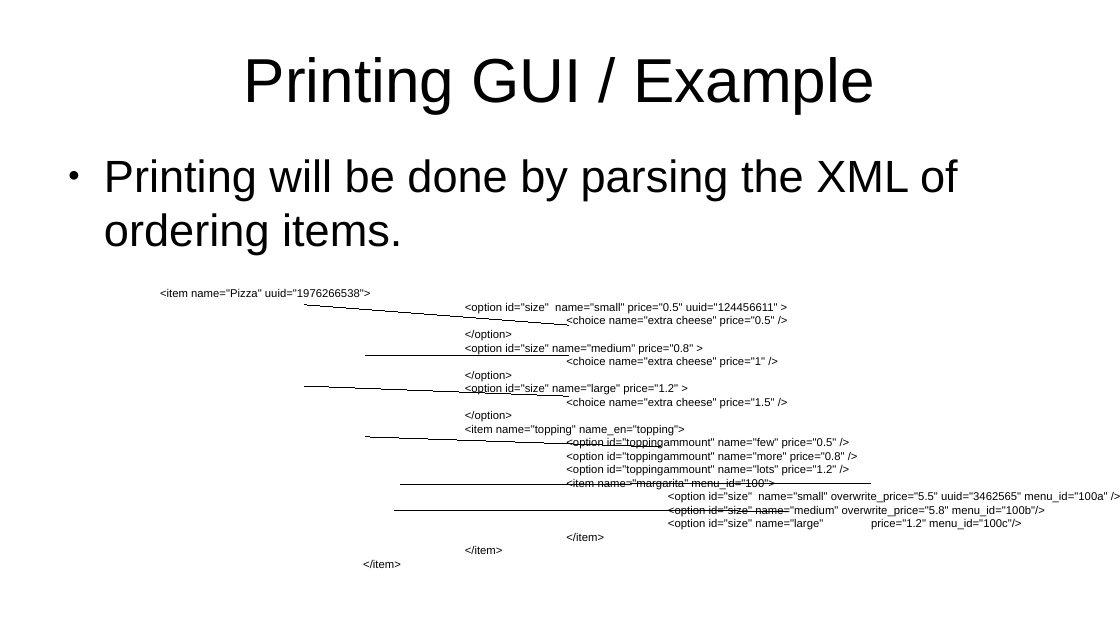
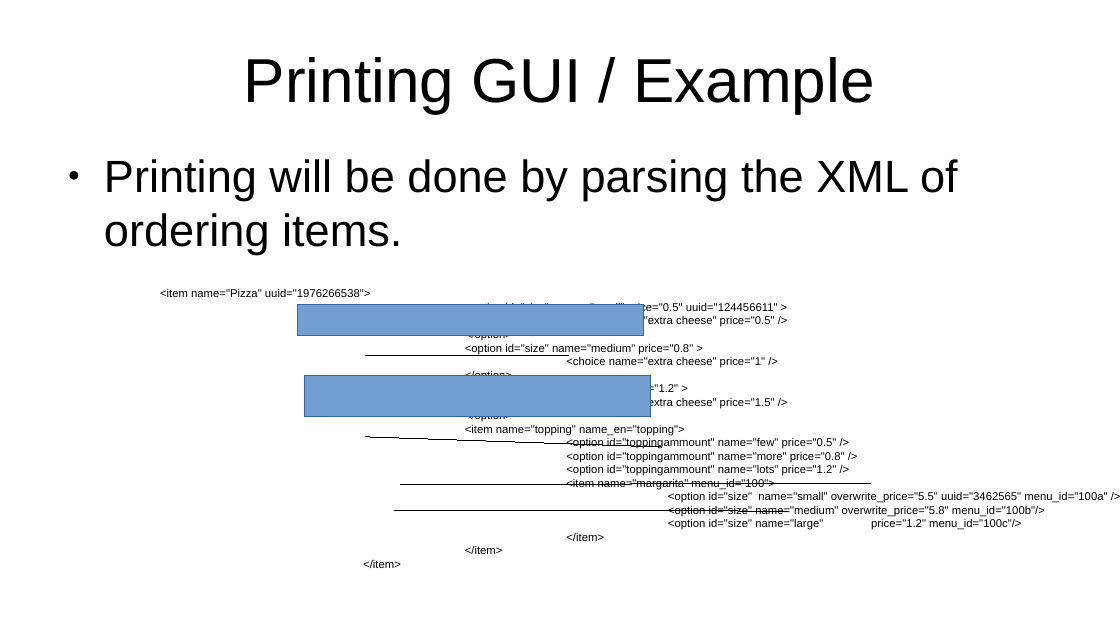
Before and after one commit to GregorGT/GastroManager, a slide deck: slide 3 of Documentation/printing_spec.odp. Drawn at 1120x630 pixels with LibreOffice and Linux fonts; fonts in the diff are those of the drawing. Boxes give left, top, right and bottom in pixels: in the first picture for what was removed or moved away, otherwise in the second. Text is boxed around its words. In the diff, an @@ line names an element or a change of style, - is before the commit and + after.

```diff
--- a/Documentation/printing_spec.odp
+++ b/Documentation/printing_spec.odp
@@ rectangle added at (298, 305, 643, 335), fill #729FCF, outline #3465A4 0 pt @@
@@ rectangle added at (305, 376, 650, 417), fill #729FCF, outline #3465A4 0 pt @@
```
Also in this commit, not shown: 1 other slide changed, 1 slide added.
